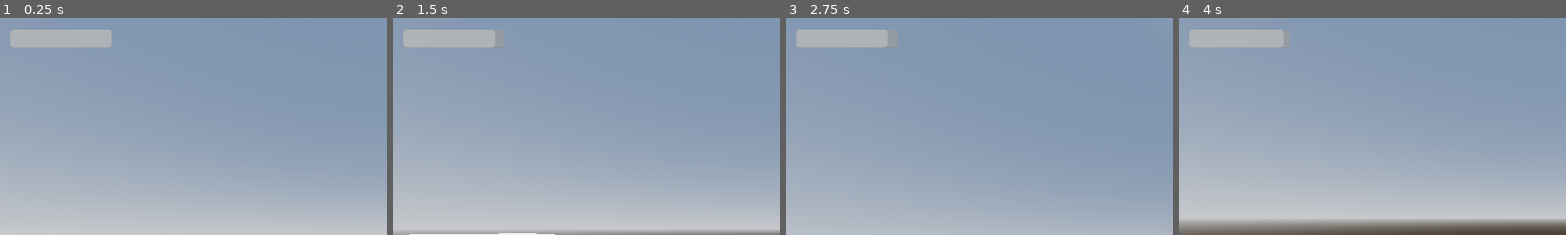
Above: before the commit, frames 1-4 (left to right).
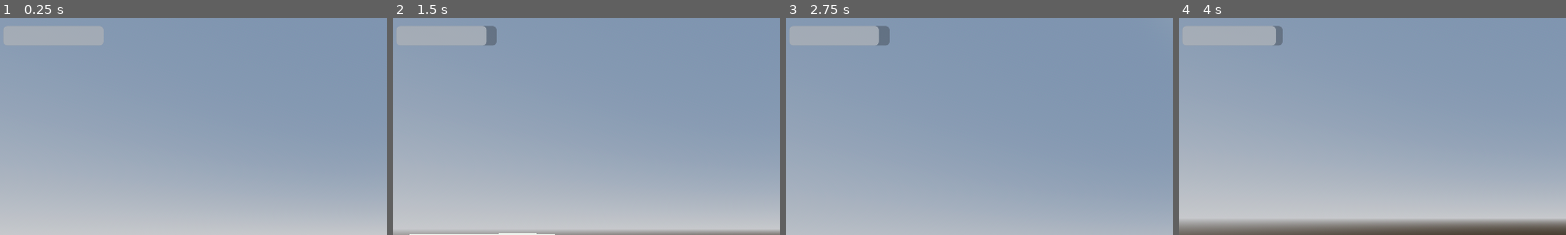
Above: after the commit, the same moments.

Repository: lungcollapser/record
Game: Godot game, scene res://scenes/world.tscn
Two runs of this game, one before a commit and one after it. Both use one fixed random seed, a clock stepped at 60 frames per second and the inputs below.
Inputs (mouse positions are % of the whole screen's width and height, from its top left):
- Up to frame 1 (0.25 s): no input
- Up to frame 2 (1.5 s): tap Enter (ui_accept) at 0.5, 0.77 s; move the mouse to (55, 50) at 0.52 s; hold Shift (sprint) 0.53-1.28 s; hold W (forward) from 0.53 s (still down); move the mouse to (45, 50) at 1.27 s; tap Ctrl (crouch) at 1.35 s
- Up to frame 3 (2.75 s): keep holding W (forward); tap Enter (ui_accept) at 1.52 s; tap Shift (sprint) at 1.55 s; move the mouse to (52, 48) at 2.02 s; hold Shift (sprint) from 2.03 s (still down); tap R (grind) at 2.1 s
- Up to frame 4 (4 s): keep holding W (forward); tap Enter (ui_accept) at 2.75, 3.02, 3.5, 3.77 s; move the mouse to (49, 52) at 2.77 s; release Shift (sprint) at 2.78 s; tap E (interact) at 2.85 s; tap Shift (sprint) at 3.05 s; move the mouse to (57, 51) at 3.52 s; hold Shift (sprint) from 3.53 s (still down)
The pictures show only the part of the screen within x 0-50%, y 0-50%; the shares and areas given below are measured in that part.

The runs differ from the first frame. In frame 1, 0.8% of the frame differs, in the area x 1-29%, y 4-14%; in frame 2, 0.9%; in frame 3, 0.9%, in the area x 1-27%, y 3-14%; in frame 4, 0.8%.

Commit message:
blud bar

Diff:
--- a/project.godot
+++ b/project.godot
@@ -17,7 +17,7 @@
 
 [autoload]
 
-PlayerUi="*res://scenes/player_ui.tscn"
+StaminaBar="*res://scenes/stamina_bar.tscn"
 
 [input]
 
--- /dev/null
+++ b/scenes/blood_bar.tscn
@@ -0,0 +1,13 @@
+[gd_scene format=3 uid="uid://j3pexiubo3c6"]
+
+[node name="BloodBar" type="ProgressBar"]
+anchors_preset = 15
+anchor_right = 1.0
+anchor_bottom = 1.0
+offset_left = 11.0
+offset_top = 69.0
+offset_right = -978.0
+offset_bottom = -548.0
+grow_horizontal = 2
+grow_vertical = 2
+show_percentage = false
--- a/scenes/player_ui.tscn
+++ b/scenes/stamina_bar.tscn
@@ -1,16 +1,14 @@
-[gd_scene format=3 uid="uid://cmdngdxi7vls"]
+[gd_scene format=3 uid="uid://xt2cv5jt8wxb"]
 
 [node name="StaminaBar" type="ProgressBar"]
-clip_contents = true
 anchors_preset = 15
 anchor_right = 1.0
 anchor_bottom = 1.0
-offset_left = 15.0
-offset_top = 17.0
-offset_right = -985.0
-offset_bottom = -604.0
+offset_left = 5.0
+offset_top = 12.0
+offset_right = -998.0
+offset_bottom = -607.0
 grow_horizontal = 2
 grow_vertical = 2
-mouse_filter = 2
 value = 100.0
 show_percentage = false
--- a/scenes/world.tscn
+++ b/scenes/world.tscn
@@ -1,8 +1,9 @@
-[gd_scene load_steps=12 format=3 uid="uid://73a8pjvvssy8"]
+[gd_scene load_steps=13 format=3 uid="uid://73a8pjvvssy8"]
 
+[ext_resource type="PackedScene" uid="uid://j3pexiubo3c6" path="res://scenes/blood_bar.tscn" id="1_10cth"]
 [ext_resource type="PackedScene" uid="uid://diuvg68njxngr" path="res://scenes/player.tscn" id="2_2w5k3"]
 [ext_resource type="PackedScene" uid="uid://cfqnnebvepiiw" path="res://scenes/dead_body.tscn" id="2_cjb3p"]
-[ext_resource type="PackedScene" uid="uid://cmdngdxi7vls" path="res://scenes/player_ui.tscn" id="3_d8ha6"]
+[ext_resource type="PackedScene" uid="uid://xt2cv5jt8wxb" path="res://scenes/stamina_bar.tscn" id="2_o25it"]
 [ext_resource type="PackedScene" uid="uid://dgnqdygrkxgmt" path="res://scenes/black_garbage.tscn" id="4_xpk5t"]
 [ext_resource type="PackedScene" uid="uid://d3d15ygwkmrhp" path="res://scenes/human_recepticle.tscn" id="5_df1h8"]
 [ext_resource type="PackedScene" uid="uid://3p3672qqmgn3" path="res://scenes/dead_body_parts.tscn" id="6_oshrj"]
@@ -30,7 +31,15 @@
 
 [node name="CanvasLayer" type="CanvasLayer" parent="."]
 
-[node name="StaminaBar" parent="CanvasLayer" instance=ExtResource("3_d8ha6")]
+[node name="BloodBar" parent="CanvasLayer" instance=ExtResource("1_10cth")]
+visible = false
+
+[node name="StaminaBar" parent="CanvasLayer" instance=ExtResource("2_o25it")]
+visible = false
+offset_left = 1.0
+offset_top = 42.0
+offset_right = -989.0
+offset_bottom = -576.0
 
 [node name="WorldEnvironment" type="WorldEnvironment" parent="."]
 environment = SubResource("Environment_xmfbt")
--- a/scripts/player_ui.gd
+++ /dev/null
@@ -1 +0,0 @@
-extends Container
--- a/scripts/playerbody.gd
+++ b/scripts/playerbody.gd
@@ -109,13 +109,13 @@
 
 	if Input.is_action_pressed("sprint") and endurance_check == true and input_dir and is_on_floor():
 		max_endurance -= 0.5
-		PlayerUi.value = max_endurance
+		StaminaBar.value = max_endurance
 	if max_endurance < 100:
 		max_endurance += 0.05
-		PlayerUi.value = max_endurance
+		StaminaBar.value = max_endurance
 	if max_endurance < 100 and not input_dir:
 		max_endurance += 0.1
-		PlayerUi.value = max_endurance
+		StaminaBar.value = max_endurance
 
 # Head Bob
 
--- a/scripts/stamina_bar.gd
+++ /dev/null
@@ -1 +0,0 @@
-extends ProgressBar
